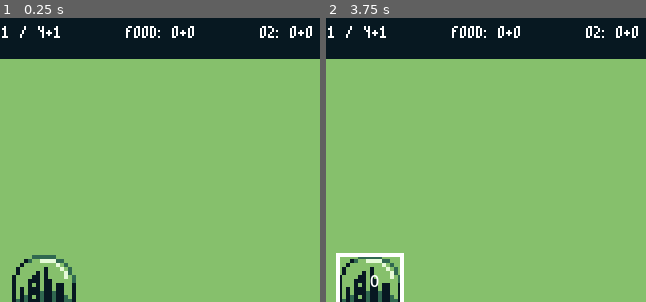
Above: before the commit, frames 1-2 (left to right).
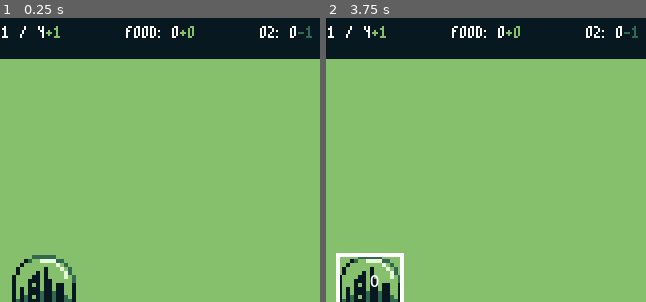
Above: after the commit, the same moments.

Repository: lrozanski/gb-jam-11_space
Game: Godot game, scene res://scenes/main.tscn
Same seed, same stepped clock (60 frames per second), same inputs: the game is played once before the commit and once after it.
Inputs:
- Up to frame 1 (0.25 s): no input
- Up to frame 2 (3.75 s): hold D (Right) 0.53-1.28 s; tap C (Start) at 0.6, 1.55, 2.1, 2.85 s; hold S (Down) 1.28-2.03 s; tap Z (Confirm) at 1.35, 3.6 s; hold D (Right) 2.03-2.78 s; tap Enter at 2.75 s; hold W (Up) 2.78-3.53 s; hold A (Left) from 3.53 s (still down)
The pictures show only the part of the screen within x 38-88%, y 2-52%; the shares and areas given below are measured in that part.

The runs differ from the first frame. In frame 1, 0.2% of the frame differs, in the area x 14-98%, y 2-8%; in frame 2, 0.2%.

Commit message:
Disabled buildings don't contribute to resources

Diff:
--- a/buildings/BaseManager.gd
+++ b/buildings/BaseManager.gd
@@ -3,6 +3,7 @@
 
 @onready var map: Map = $"%TileMap"
 @onready var buildings: Buildings = $"%Buildings"
+@onready var timer: Timer = $"Timer"
 
 var enabled_buildings: Array[Building] = []
 var disabled_buildings: Array[Building] = []
@@ -13,9 +14,16 @@
 var process_params = {}
 
 func _ready():
-	map.connect("building_built", _on_building_built, CONNECT_DEFERRED)
+	#map.connect("building_built", _on_building_built, CONNECT_DEFERRED)
+	map.connect("building_built", _on_timeout)
+	map.connect("building_removed", _on_timeout)
+	timer.connect("timeout", _on_building_built)
 
 	font = ThemeDB.fallback_font
+
+
+func _on_timeout(_building_name: String = "", _tile_position: Vector2i = Vector2i.ZERO):
+	timer.start()
 
 
 func _tile_to_global(tile_position: Vector2i):
@@ -25,16 +33,16 @@
 
 # FIXME: Investigate this!
 # FIXME: This has a bug that occurs for some connections, but not others
-func _on_building_built(building_name: String, tile_position: Vector2i):
-	if !process:
-		process = true
-		process_params = {
-			"building_name": building_name,
-			"tile_position": tile_position
-		}
-		return
+func _on_building_built():
+	# if !process:
+	# 	process = true
+	# 	process_params = {
+	# 		"building_name": building_name,
+	# 		"tile_position": tile_position
+	# 	}
+	# 	return
 
-	process = false
+	# process = false
 
 	enabled_buildings.clear()
 	disabled_buildings.clear()
@@ -58,11 +66,11 @@
 	queue_redraw()
 
 
-func _process(_delta):
-	if process:
-		_on_building_built(process_params.get("building_name"), process_params.get("tile_position"))
-		process = false
-		process_params = {}
+# func _process(_delta):
+# 	if process:
+# 		_on_building_built(process_params.get("building_name"), process_params.get("tile_position"))
+# 		process = false
+# 		process_params = {}
 
 
 func _draw():
--- a/buildings/Building.gd
+++ b/buildings/Building.gd
@@ -1,21 +1,30 @@
 extends StaticBody2D
 class_name Building
 
-signal activated
-signal deactivated
+signal activated(type: String, disabled: bool)
+signal deactivated(type: String, disabled: bool)
 
-@export var disabled: bool = false:
+@export var disabled: bool = true:
 	set(value):
+		if disabled == value:
+			return
 		disabled = value
+
 		if disabled:
-			deactivated.emit()
+			deactivated.emit(get_meta("type"), disabled)
 		else:
-			activated.emit()
+			activated.emit(get_meta("type"), disabled)
 
 @export var is_hq: bool = false
 
 @onready var map: Map = $"/root/Scene/%TileMap"
+@onready var resource_manager: ResourceManager = $"/root/Scene/%ResourceManager"
 @onready var disabled_overlay: AnimatedSprite2D = $"DisabledOverlay";
+
+
+func _ready():
+	connect("activated", resource_manager.on_building_state_changed)
+	connect("deactivated", resource_manager.on_building_state_changed)
 
 
 func get_tile_position():
--- a/buildings/base_manager.tscn
+++ b/buildings/base_manager.tscn
@@ -4,3 +4,7 @@
 
 [node name="BaseManager" type="Node2D"]
 script = ExtResource("1_gu8qy")
+
+[node name="Timer" type="Timer" parent="."]
+wait_time = 0.1
+one_shot = true
--- a/resources/ResourceManager.gd
+++ b/resources/ResourceManager.gd
@@ -10,7 +10,7 @@
 
 static var POPULATION_PER_TICK = 1
 static var FOOD_PER_TICK = 0
-static var OXYGEN_PER_TICK = 0
+static var OXYGEN_PER_TICK = -1
 
 static var POPULATION_PER_SECOND = 0.2
 
@@ -37,7 +37,8 @@
 		"V Pipe":
 			pass
 		"Habitat":
-			increase_max_population()
+			#increase_max_population()
+			pass
 		"Farm":
 			pass
 		"Air Filter":
@@ -47,13 +48,21 @@
 
 
 func _on_building_removed(building: String):
-	match building:
+	on_building_state_changed(building, false)
+
+
+func on_building_state_changed(type: String, disabled: bool):
+	match type:
 		"H Pipe":
 			pass
 		"V Pipe":
 			pass
 		"Habitat":
-			decrease_max_population()
+			if disabled:
+				decrease_max_population()
+			else:
+				print("increasing max pop")
+				increase_max_population()
 		"Farm":
 			pass
 		"Air Filter":
--- a/scenes/main.tscn
+++ b/scenes/main.tscn
@@ -54,6 +54,7 @@
 
 [node name="Habitat" parent="Buildings" groups=["hq"] instance=ExtResource("4_fwvdh")]
 position = Vector2(256, 256)
+disabled = false
 is_hq = true
 
 [node name="Cursor" parent="." instance=ExtResource("4_owu4c")]
--- a/ui/ResourceLabel.gd
+++ b/ui/ResourceLabel.gd
@@ -5,10 +5,12 @@
 @export var amount: int = 0
 @export var delta: int = 0
 
+@export var positive_color: Color
+@export var negative_color: Color
 
 func _get_label_sign(amount_per_tick: int):
 	if amount_per_tick < 0:
-		return "-"
+		return ""
 	else:
 		return "+"
 
@@ -20,6 +22,8 @@
 	amount = new_amount
 	delta = new_delta
 
+	delta_label.self_modulate = positive_color if delta >= 0 else negative_color
+
 	if max_amount >= 0:
 		amount_label.text = "%s: %s / %s" % [label, amount, max_amount]
 		delta_label.text = "%s%s" % [_get_label_sign(delta), delta]
--- a/ui/UI_Manager.gd
+++ b/ui/UI_Manager.gd
@@ -19,7 +19,7 @@
 	building_panel.process_mode = Node.PROCESS_MODE_INHERIT
 
 
-func _on_building_panel_close(_building_name: String):
+func _on_building_panel_close(_building_name: String = ""):
 	BUILDING_PANEL_OPEN = false
 	REMOVE_BUILDING_PANEL_OPEN = false
 	CURSOR_MOVEABLE = true
@@ -37,7 +37,7 @@
 	remove_building_panel.process_mode = Node.PROCESS_MODE_INHERIT
 
 
-func _on_remove_building_panel_close(_choice: bool):
+func _on_remove_building_panel_close(_choice: bool = false):
 	BUILDING_PANEL_OPEN = false
 	REMOVE_BUILDING_PANEL_OPEN = false
 	CURSOR_MOVEABLE = true
--- a/ui/resource_label.tscn
+++ b/ui/resource_label.tscn
@@ -5,6 +5,8 @@
 [node name="ResourceLabel" type="HBoxContainer"]
 theme_override_constants/separation = 0
 script = ExtResource("1_ldaie")
+positive_color = Color(0.52549, 0.752941, 0.423529, 1)
+negative_color = Color(0.188235, 0.407843, 0.313726, 1)
 
 [node name="Amount" type="Label" parent="."]
 layout_mode = 2
